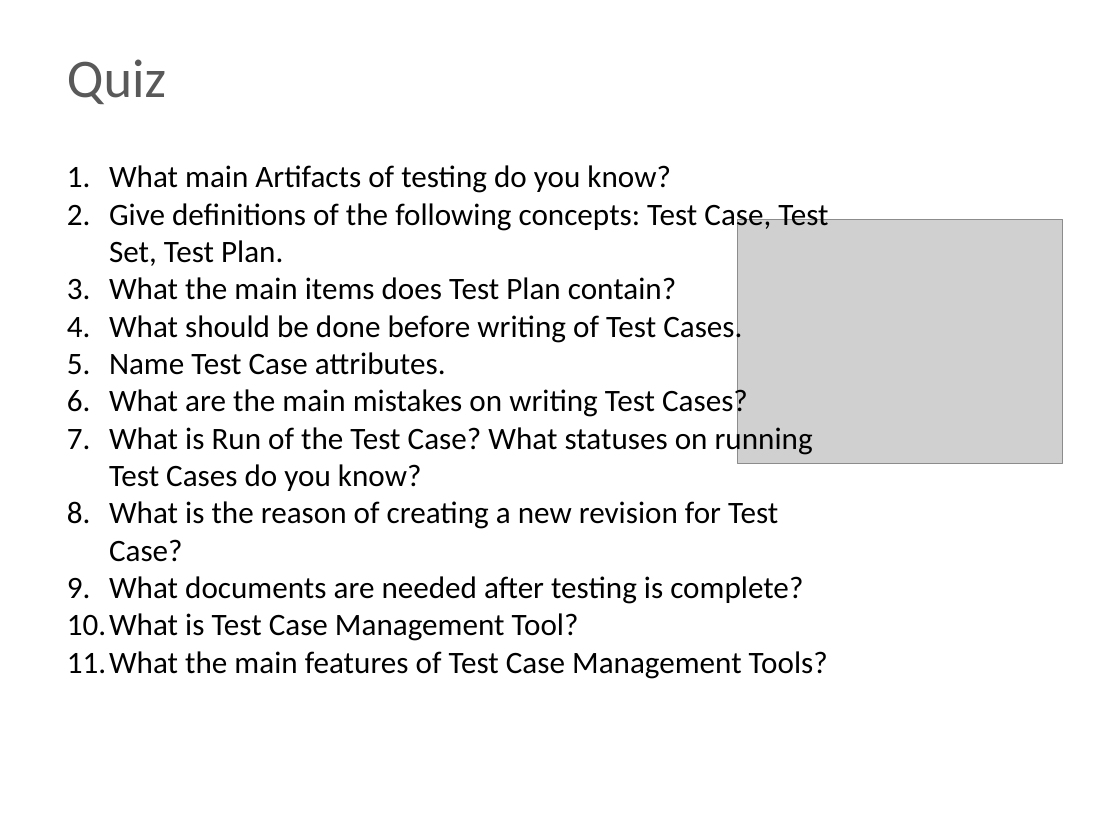
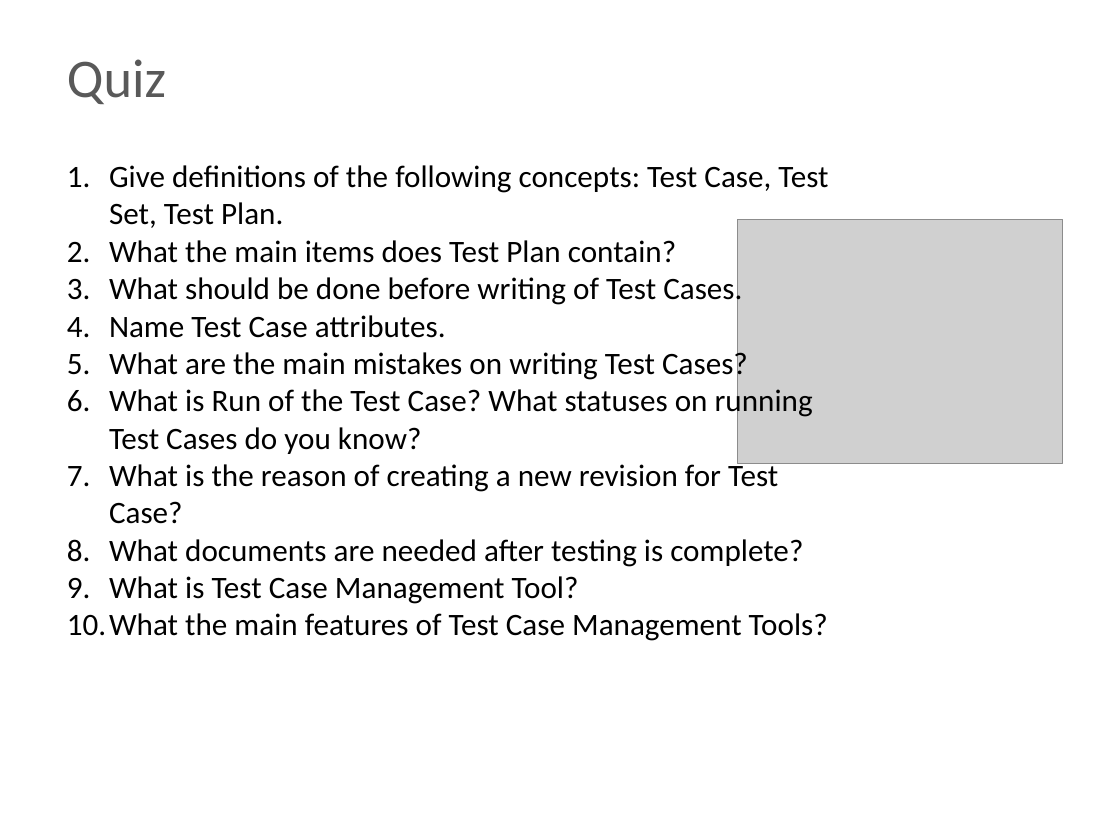
Before and after one commit to BigRacer/swtesting, a slide deck: slide 25 of 5.Test Cases/Artifacts of testing.pptx. Drawn at 1120x840 pixels with LibreOffice and Linux fonts; fonts in the diff are those of the drawing; grey boxes stand for pictures; background and template pictures are left out. Boxes give left, top, right and bottom in pixels: in the first picture for what was removed or moved away, otherwise in the second. Text is boxed around its words. In the diff, an @@ line names an element or a change of style, - is before the commit and + after.

```diff
--- a/5.Test Cases/Artifacts of testing.pptx
+++ b/5.Test Cases/Artifacts of testing.pptx
@@ text at [109,165,670,193]: paragraph removed @@
-1. What main Artifacts of testing do you know?
```
Also in this commit, not shown: 10 other files.
